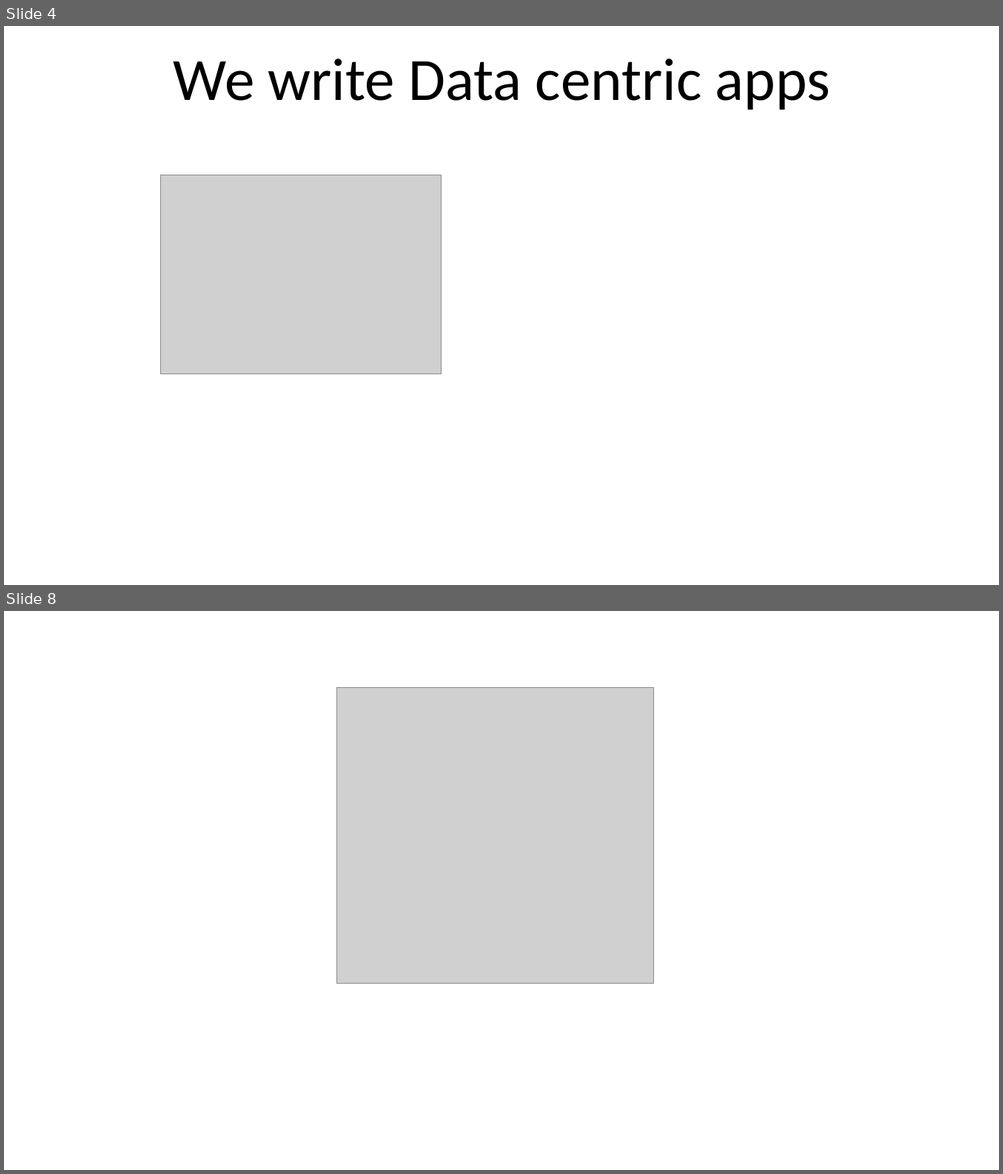
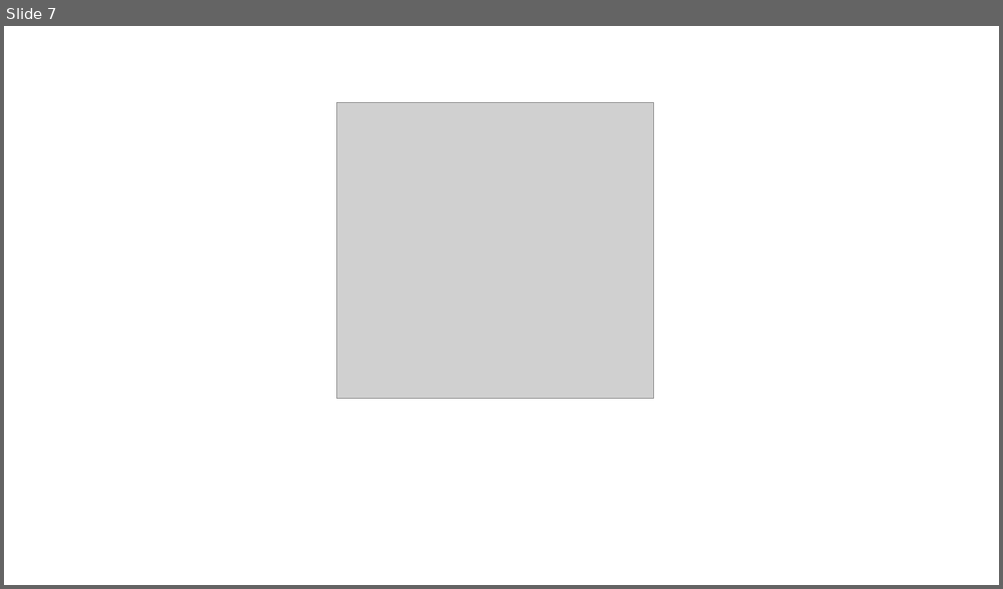
Before and after one commit to kburnell/EfCodeFirstMagicUnicornAndBeyond, a slide deck: EfMagicUnicornEdAndBeyond_SkylineTemplate.ppt. Shown one above the other, each under a label of ours: slides 4 and 8 before the commit, slide 7 after it; the slides between them are not shown. The pictures are 1003x1174 and 1003x589 pixels, drawn with LibreOffice and Linux fonts; fonts in the diff are those of the drawing; grey boxes stand for pictures; background and template pictures are left out. Boxes give left, top, right and bottom in pixels: in the first picture for what was removed or moved away, otherwise in the second. Text is boxed around its words. In the diff, an @@ line names an element or a change of style, - is before the commit and + after.

```diff
--- a/EfMagicUnicornEdAndBeyond_SkylineTemplate.ppt
+++ b/EfMagicUnicornEdAndBeyond_SkylineTemplate.ppt
@@ slide 4 removed at (4, 26, 999, 585), background picture (left out) @@
@@ title removed at (173, 59, 830, 110) @@
-We write Data centric apps
@@ picture removed at (161, 175, 441, 375) @@
@@ what was slide 8 is now slide 7 @@
```
Also in this commit, not shown: 3 slides changed, 6 slides added, 6 other slides removed, 59 other files.
